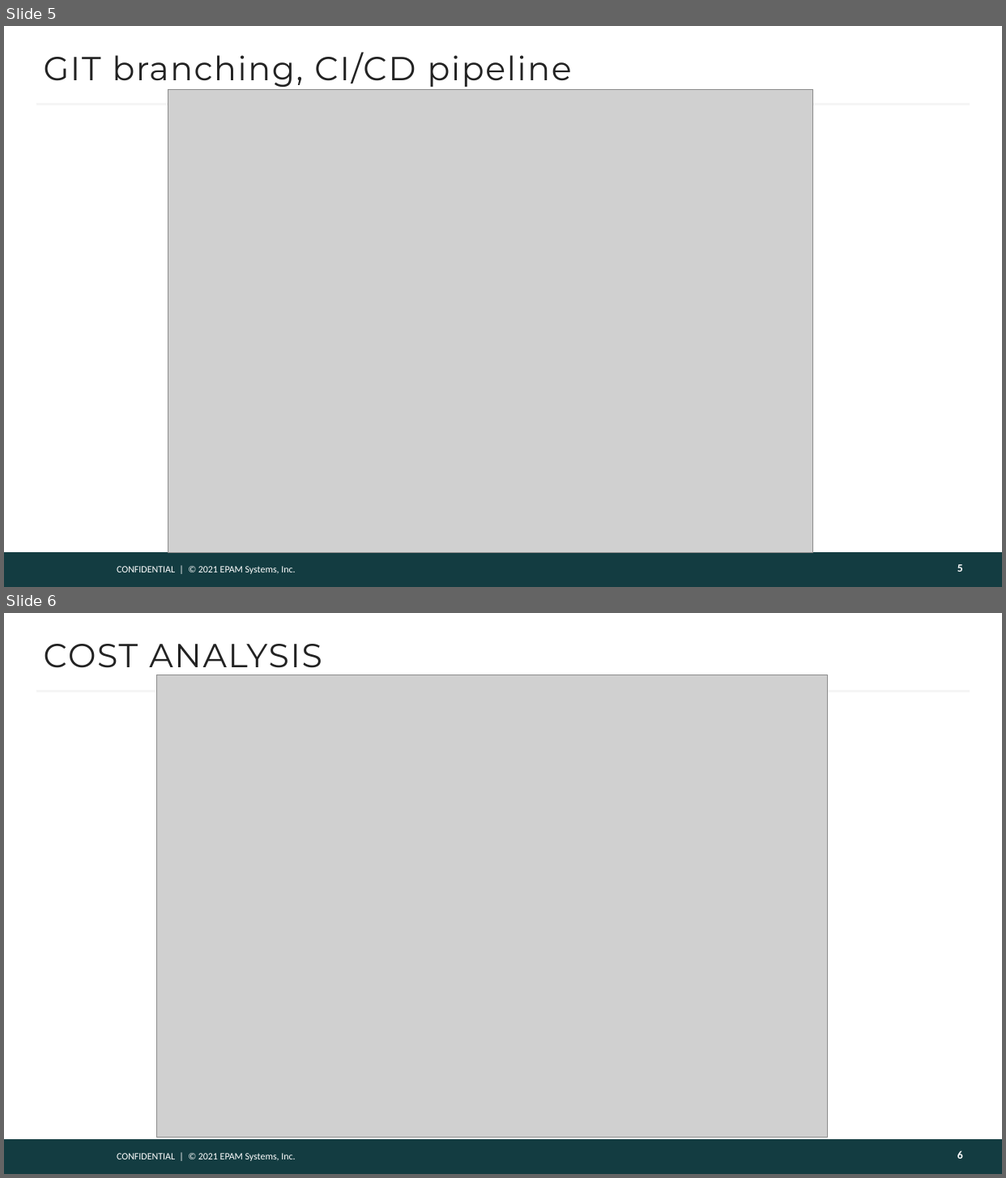
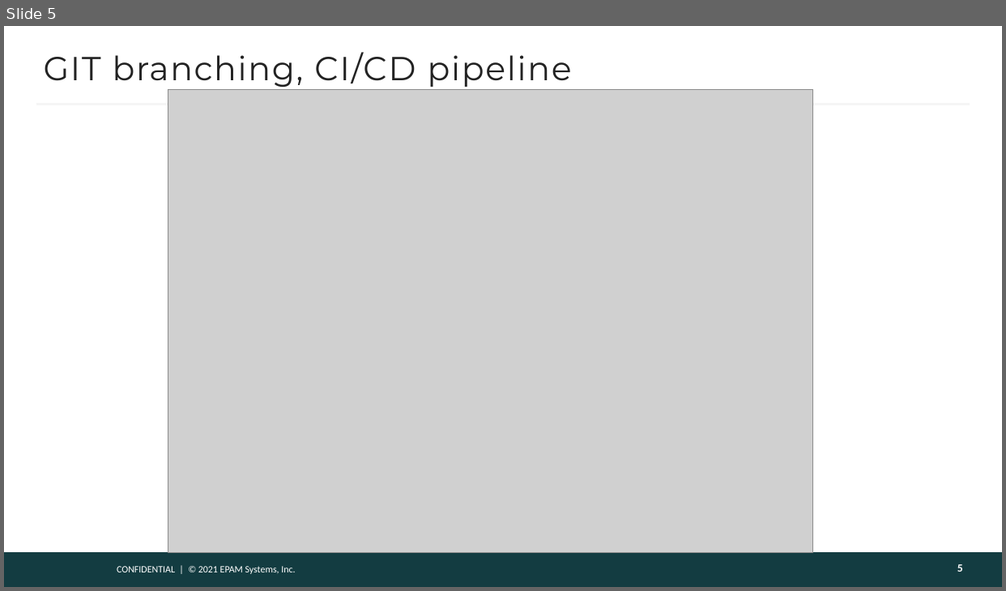
Before and after one commit to mskalmykov/nhltop, a slide deck: mskalmykov_diploma.pptx. Shown one above the other, each under a label of ours: slides 5 and 6 before the commit, slide 5 after it. The pictures are 1006x1178 and 1006x591 pixels, drawn with LibreOffice and Linux fonts; fonts in the diff are those of the drawing; grey boxes stand for pictures; background and template pictures are left out. Boxes give left, top, right and bottom in pixels: in the first picture for what was removed or moved away, otherwise in the second. Text is boxed around its words. In the diff, an @@ line names an element or a change of style, - is before the commit and + after.

```diff
--- a/mskalmykov_diploma.pptx
+++ b/mskalmykov_diploma.pptx
@@ slide 6 removed at bbox=[4, 613, 1002, 1174], background #FFFFFF; not listed: 3 template elements that a slide beside it also shows @@
@@ title removed at bbox=[44, 644, 322, 676] @@
-COST ANALYSIS
@@ picture removed at bbox=[156, 675, 827, 1138] @@
@@ page number removed at bbox=[957, 1151, 963, 1159] @@
-6
```
Also in this commit, not shown: 1 slide changed, 2 slides added.
